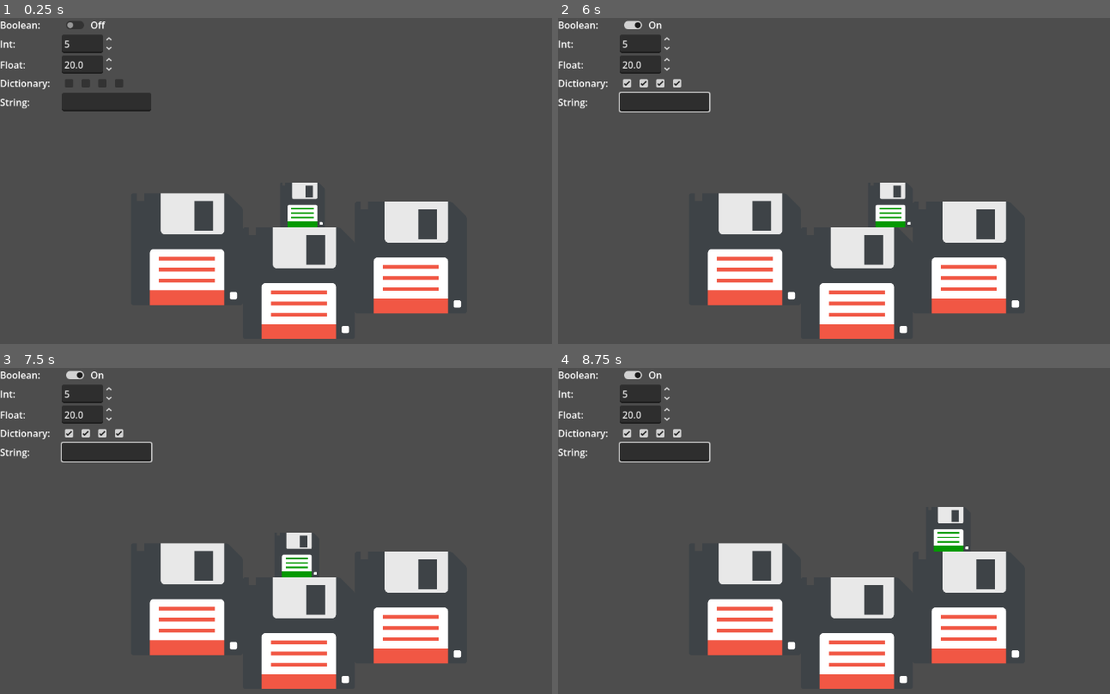
Above: before the commit, frames 1-4 (two rows, left to right).
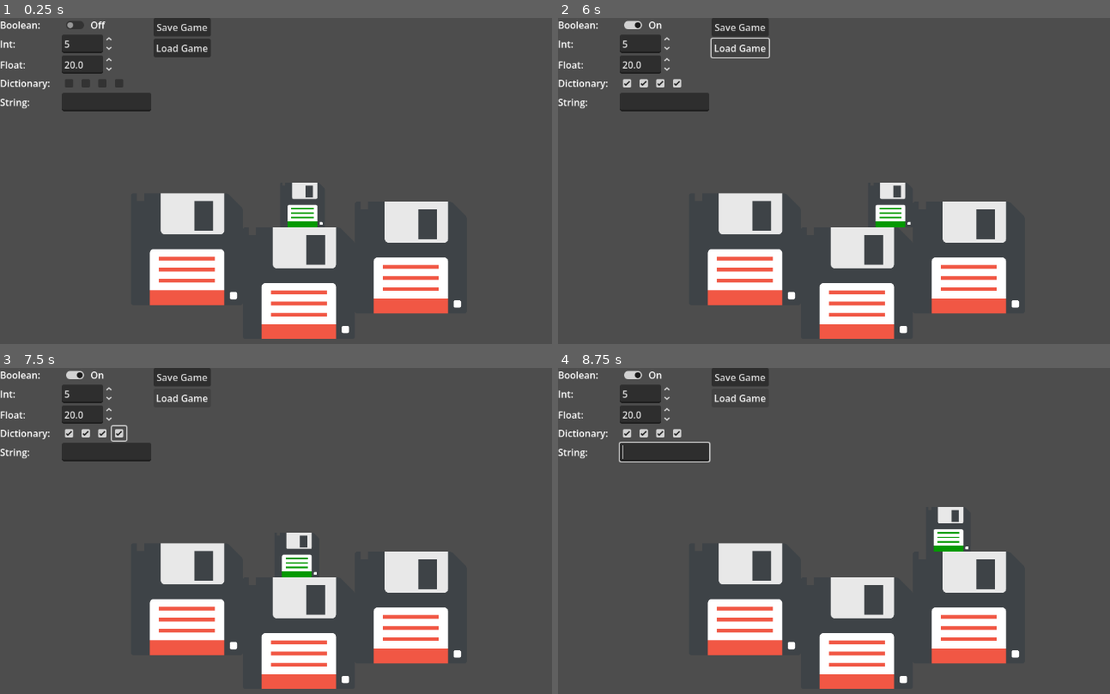
Above: after the commit, the same moments.

Repository: dragonforge-dev/dragonforge-disk
Game: Godot game, scene res://test/test.tscn
Two runs of this game, one before a commit and one after it. Both use one fixed random seed, a clock stepped at 60 frames per second and the inputs below.
Inputs (mouse positions are in pixels of both pictures, inside the frame that each line leads up to):
- Up to frame 1 (0.25 s): no input
- Up to frame 2 (6 s): click (635, 24) at 0.5 s; click (629, 83) at 1.25 s; click (646, 83) at 2 s; click (662, 83) at 2.75 s; click (679, 83) at 3.5 s; click (740, 27) at 4.25 s, where only the run after the commit has a clickable "Save Game"; click (740, 47) at 5 s, where only the run after the commit has a clickable "Load Game"; hold Right (ui_right) from 5.78 s (still down)
- Up to frame 3 (7.5 s): release Right (ui_right) at 7.28 s; hold Left (ui_left) from 7.28 s (still down)
- Up to frame 4 (8.75 s): tap Enter (ui_accept) at 8, 8.27 s; release Left (ui_left) at 8.03 s; hold Right (ui_right) from 8.03 s (still down)

The runs differ from the first frame. In frame 1, 1.1% of the frame differs, in the area x 27-39%, y 0-13%; in frame 2, 0.9%; in frame 3, 0.8%; in frame 4, 0.6%.

Commit message:
Version 0.10: Updated Godot to 4.7.stable. Added Save/Load Game buttons to the test scene.

Diff:
--- a/project.godot
+++ b/project.godot
@@ -14,11 +14,11 @@
 
 [application]
 
-config/name="Dragonforge Disk (Save/Load) v0.9"
+config/name="Dragonforge Disk (Save/Load) v0.10"
 config/description="An Autoload singleton to handle saving and loading of game data and settings."
-config/version="0.9"
+config/version="0.10"
 run/main_scene="uid://clio4aax0rnht"
-config/features=PackedStringArray("4.6", "Forward Plus")
+config/features=PackedStringArray("4.7", "Forward Plus")
 config/icon="uid://dm87nd032qpjk"
 
 [autoload]
--- /dev/null
+++ b/test/load_game_button.gd
@@ -0,0 +1,9 @@
+extends Button
+
+
+func _ready() -> void:
+	pressed.connect(_on_button_pressed)
+
+
+func _on_button_pressed() -> void:
+	Disk.load_game()
--- /dev/null
+++ b/test/save_game_button.gd
@@ -0,0 +1,9 @@
+extends Button
+
+
+func _ready() -> void:
+	pressed.connect(_on_button_pressed)
+
+
+func _on_button_pressed() -> void:
+	Disk.save_game()
--- a/test/test.tscn
+++ b/test/test.tscn
@@ -6,6 +6,8 @@
 [ext_resource type="Script" uid="uid://dg50apuj6yitr" path="res://test/check_boxes.gd" id="4_hrq6i"]
 [ext_resource type="Script" uid="uid://bkpc8uajbvca5" path="res://test/string_test.gd" id="5_tbfq4"]
 [ext_resource type="Script" uid="uid://byn2pqnio8wyq" path="res://test/player.gd" id="6_aeque"]
+[ext_resource type="Script" uid="uid://ccap6rcwrib3j" path="res://test/save_game_button.gd" id="6_f6u32"]
+[ext_resource type="Script" uid="uid://cj4wfjqqtnry4" path="res://test/load_game_button.gd" id="7_5jhup"]
 [ext_resource type="Texture2D" uid="uid://o2uo3hatho05" path="res://assets/textures/icons/floppy-disk-green-save-game.svg" id="7_f6u32"]
 [ext_resource type="Texture2D" uid="uid://dm87nd032qpjk" path="res://addons/dragonforge_disk/assets/textures/icons/floppy-disk-red.svg" id="8_5jhup"]
 
@@ -23,88 +25,104 @@
 grow_horizontal = 2
 grow_vertical = 2
 
-[node name="VBoxContainer" type="VBoxContainer" parent="." unique_id=175196016]
+[node name="HBoxContainer" type="HBoxContainer" parent="." unique_id=860479496]
 layout_mode = 0
 offset_right = 40.0
 offset_bottom = 40.0
 
-[node name="BooleanTest" type="HBoxContainer" parent="VBoxContainer" unique_id=189463646]
+[node name="VBoxContainer" type="VBoxContainer" parent="HBoxContainer" unique_id=175196016]
 layout_mode = 2
 
-[node name="Label" type="Label" parent="VBoxContainer/BooleanTest" unique_id=1699553111]
+[node name="BooleanTest" type="HBoxContainer" parent="HBoxContainer/VBoxContainer" unique_id=189463646]
+layout_mode = 2
+
+[node name="Label" type="Label" parent="HBoxContainer/VBoxContainer/BooleanTest" unique_id=1699553111]
 custom_minimum_size = Vector2(100, 0)
 layout_mode = 2
 text = "Boolean:"
 
-[node name="OnOffCheckButton" type="CheckButton" parent="VBoxContainer/BooleanTest" unique_id=742636259]
+[node name="OnOffCheckButton" type="CheckButton" parent="HBoxContainer/VBoxContainer/BooleanTest" unique_id=742636259]
 layout_mode = 2
 script = ExtResource("1_syuel")
 
-[node name="OnOffLabel" type="Label" parent="VBoxContainer/BooleanTest" unique_id=1655540023]
+[node name="OnOffLabel" type="Label" parent="HBoxContainer/VBoxContainer/BooleanTest" unique_id=1655540023]
 unique_name_in_owner = true
 layout_mode = 2
 text = "Off"
 
-[node name="IntTest" type="HBoxContainer" parent="VBoxContainer" unique_id=481857492]
+[node name="IntTest" type="HBoxContainer" parent="HBoxContainer/VBoxContainer" unique_id=481857492]
 layout_mode = 2
 script = ExtResource("2_8a8pi")
 
-[node name="Label" type="Label" parent="VBoxContainer/IntTest" unique_id=1195558636]
+[node name="Label" type="Label" parent="HBoxContainer/VBoxContainer/IntTest" unique_id=1195558636]
 custom_minimum_size = Vector2(100, 0)
 layout_mode = 2
 text = "Int:"
 
-[node name="SpinBox" type="SpinBox" parent="VBoxContainer/IntTest" unique_id=506204633]
+[node name="SpinBox" type="SpinBox" parent="HBoxContainer/VBoxContainer/IntTest" unique_id=506204633]
 layout_mode = 2
 value = 5.0
 
-[node name="FloatTest" type="HBoxContainer" parent="VBoxContainer" unique_id=1092804862]
+[node name="FloatTest" type="HBoxContainer" parent="HBoxContainer/VBoxContainer" unique_id=1092804862]
 layout_mode = 2
 script = ExtResource("3_65205")
 
-[node name="Label" type="Label" parent="VBoxContainer/FloatTest" unique_id=1778311021]
+[node name="Label" type="Label" parent="HBoxContainer/VBoxContainer/FloatTest" unique_id=1778311021]
 custom_minimum_size = Vector2(100, 0)
 layout_mode = 2
 text = "Float:"
 
-[node name="SpinBox" type="SpinBox" parent="VBoxContainer/FloatTest" unique_id=1560813412]
+[node name="SpinBox" type="SpinBox" parent="HBoxContainer/VBoxContainer/FloatTest" unique_id=1560813412]
 layout_mode = 2
 step = 0.1
 value = 20.0
 
-[node name="DictionaryTest" type="HBoxContainer" parent="VBoxContainer" unique_id=1245961824]
+[node name="DictionaryTest" type="HBoxContainer" parent="HBoxContainer/VBoxContainer" unique_id=1245961824]
 layout_mode = 2
 script = ExtResource("4_hrq6i")
 
-[node name="Label" type="Label" parent="VBoxContainer/DictionaryTest" unique_id=494500784]
+[node name="Label" type="Label" parent="HBoxContainer/VBoxContainer/DictionaryTest" unique_id=494500784]
 custom_minimum_size = Vector2(100, 0)
 layout_mode = 2
 text = "Dictionary:"
 
-[node name="CheckBox" type="CheckBox" parent="VBoxContainer/DictionaryTest" unique_id=1402981994]
+[node name="CheckBox" type="CheckBox" parent="HBoxContainer/VBoxContainer/DictionaryTest" unique_id=1402981994]
 layout_mode = 2
 
-[node name="CheckBox2" type="CheckBox" parent="VBoxContainer/DictionaryTest" unique_id=1243720014]
+[node name="CheckBox2" type="CheckBox" parent="HBoxContainer/VBoxContainer/DictionaryTest" unique_id=1243720014]
 layout_mode = 2
 
-[node name="CheckBox3" type="CheckBox" parent="VBoxContainer/DictionaryTest" unique_id=1661895099]
+[node name="CheckBox3" type="CheckBox" parent="HBoxContainer/VBoxContainer/DictionaryTest" unique_id=1661895099]
 layout_mode = 2
 
-[node name="CheckBox4" type="CheckBox" parent="VBoxContainer/DictionaryTest" unique_id=2137229910]
+[node name="CheckBox4" type="CheckBox" parent="HBoxContainer/VBoxContainer/DictionaryTest" unique_id=2137229910]
 layout_mode = 2
 
-[node name="StringTestHBox" type="HBoxContainer" parent="VBoxContainer" unique_id=127190899]
+[node name="StringTestHBox" type="HBoxContainer" parent="HBoxContainer/VBoxContainer" unique_id=127190899]
 layout_mode = 2
 
-[node name="Label" type="Label" parent="VBoxContainer/StringTestHBox" unique_id=1207043081]
+[node name="Label" type="Label" parent="HBoxContainer/VBoxContainer/StringTestHBox" unique_id=1207043081]
 custom_minimum_size = Vector2(100, 0)
 layout_mode = 2
 text = "String:"
 
-[node name="LineEdit" type="LineEdit" parent="VBoxContainer/StringTestHBox" unique_id=287046315]
+[node name="LineEdit" type="LineEdit" parent="HBoxContainer/VBoxContainer/StringTestHBox" unique_id=287046315]
 custom_minimum_size = Vector2(150, 0)
 layout_mode = 2
 script = ExtResource("5_tbfq4")
+
+[node name="VBoxContainer2" type="VBoxContainer" parent="HBoxContainer" unique_id=237796757]
+layout_mode = 2
+
+[node name="SaveGameButton" type="Button" parent="HBoxContainer/VBoxContainer2" unique_id=1691488120]
+layout_mode = 2
+text = "Save Game"
+script = ExtResource("6_f6u32")
+
+[node name="LoadGameButton" type="Button" parent="HBoxContainer/VBoxContainer2" unique_id=1250382728]
+layout_mode = 2
+text = "Load Game"
+script = ExtResource("7_5jhup")
 
 [node name="Player" type="CharacterBody2D" parent="." unique_id=433600820 groups=["Persist"]]
 position = Vector2(508, 296)
Not shown, changed: addons/dragonforge_disk/plugin.cfg
Not shown, added: test/load_game_button.gd.uid
Not shown, added: test/save_game_button.gd.uid
Not shown, changed: README.md
